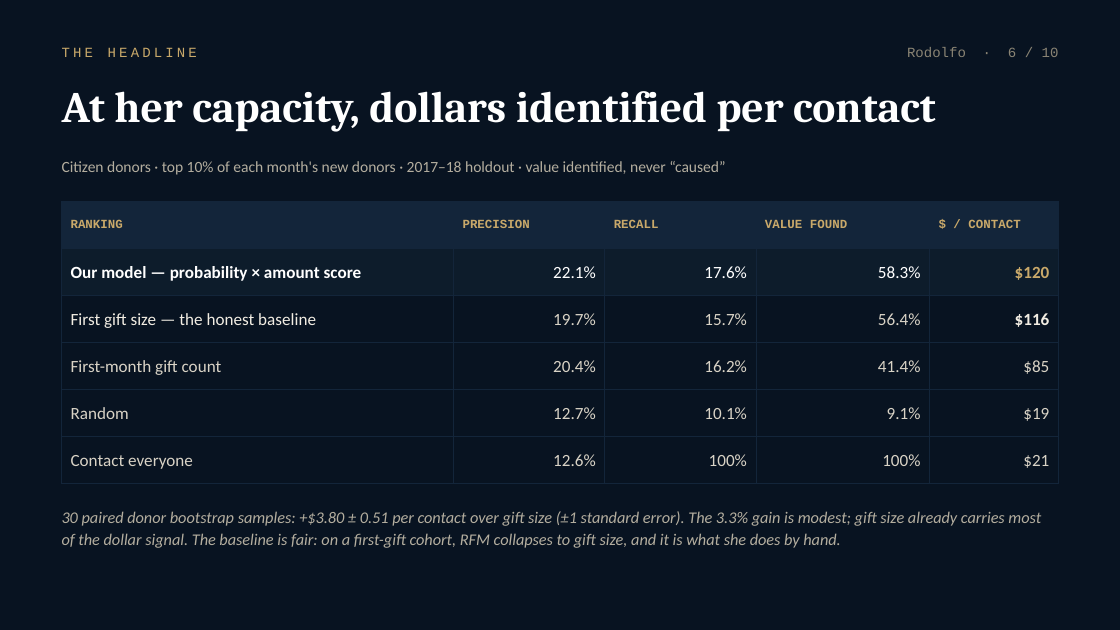
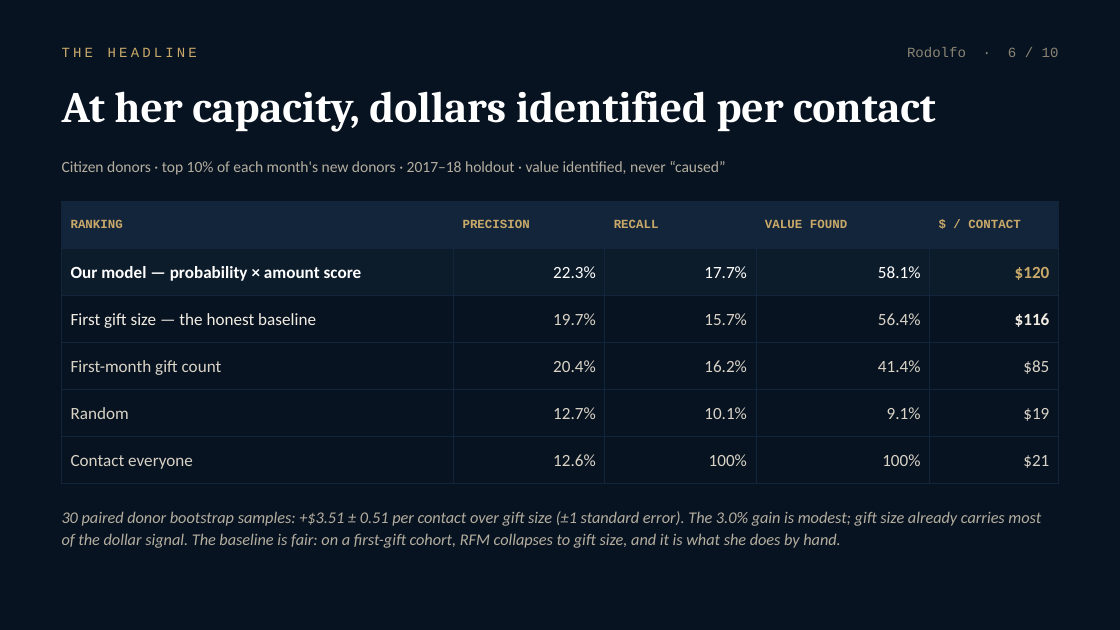
Before and after one commit to bakulbadwal/gbus8496-project, a slide deck: slide 6 of docs/slides/Group11_deck.pptx. Drawn at 1120x630 pixels with LibreOffice and Linux fonts; fonts in the diff are those of the drawing. Boxes give left, top, right and bottom in pixels: in the first picture for what was removed or moved away, otherwise in the second. Text is boxed around its words. In the diff, an @@ line names an element or a change of style, - is before the commit and + after.

```diff
--- a/docs/slides/Group11_deck.pptx
+++ b/docs/slides/Group11_deck.pptx
@@ table at [62,202,1058,473] @@
-row 2: Our model — probability × amount score | 22.1% | 17.6% | 58.3% | $120
+row 2: Our model — probability × amount score | 22.3% | 17.7% | 58.1% | $120
@@ text at [62,511,1041,548]: text changed @@
-30 paired donor bootstrap samples: +$3.80 ± 0.51 per contact over gift size (±1 standard error). The 3.3% gain is modest; gift size already carries most of the dollar signal. The baseline is fair: on a first-gift cohort, RFM collapses to gift size, and it is what she does by hand.
+30 paired donor bootstrap samples: +$3.51 ± 0.51 per contact over gift size (±1 standard error). The 3.0% gain is modest; gift size already carries most of the dollar signal. The baseline is fair: on a first-gift cohort, RFM collapses to gift size, and it is what she does by hand.
```
Also in this commit, not shown: 2 other slides changed, 54 other files.
